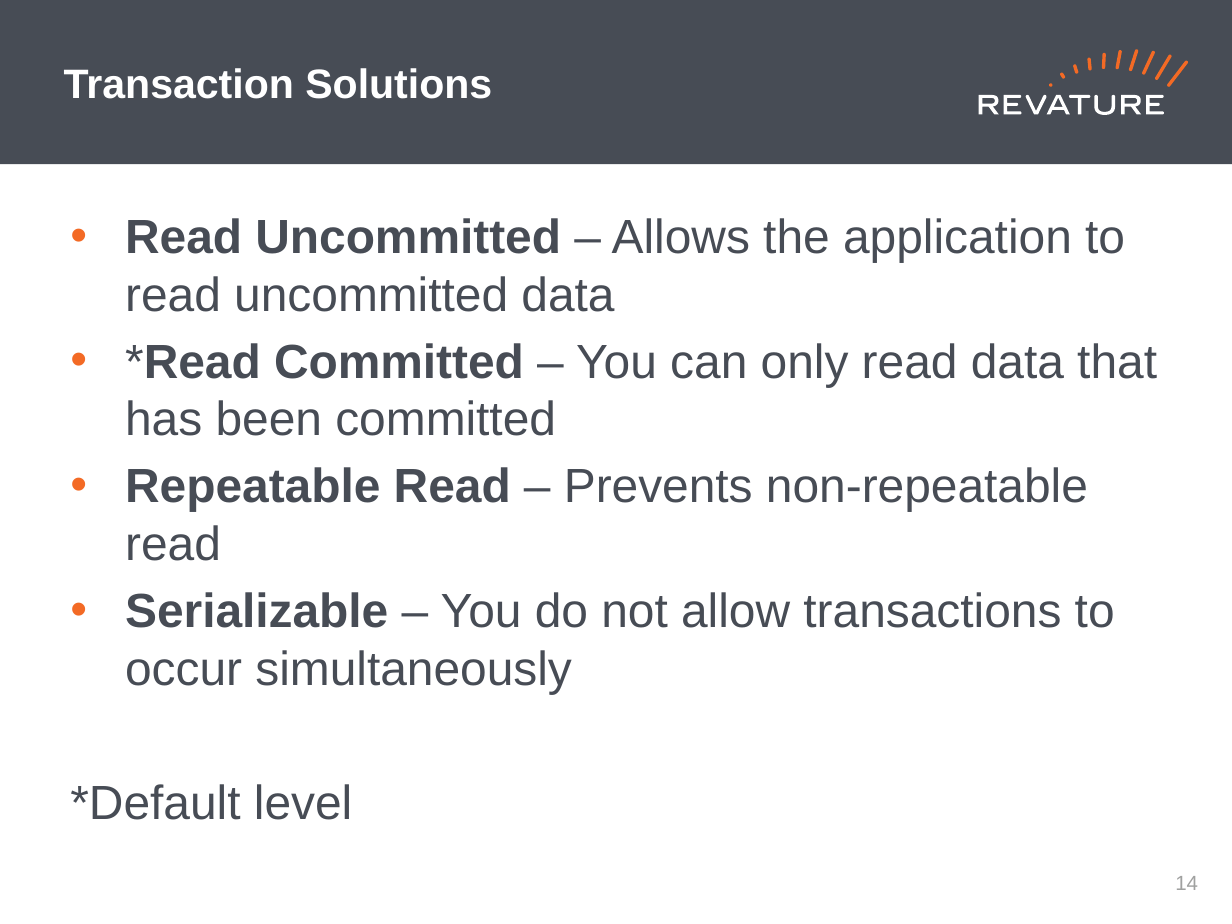
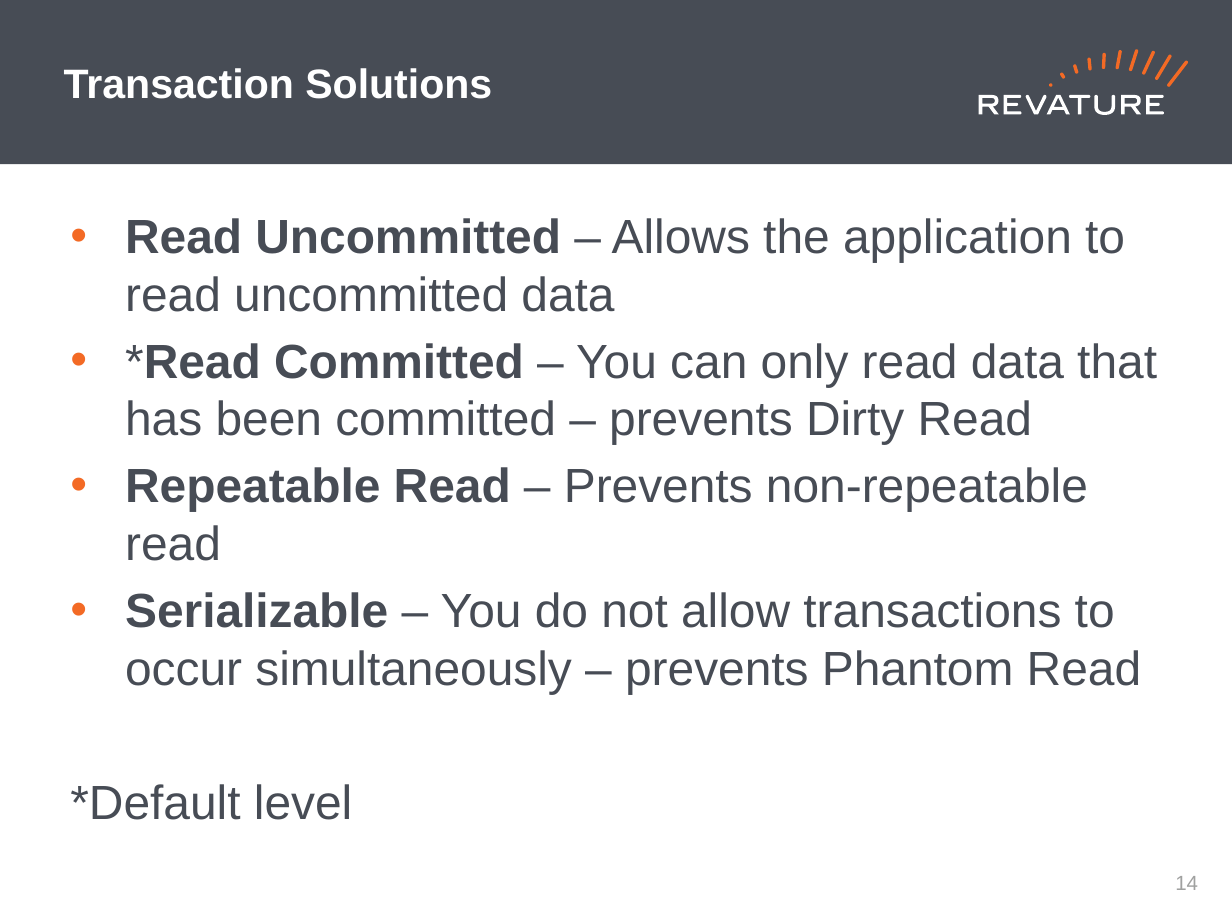
Before and after one commit to jhigherevature/ROCP-210208, a slide deck: slide 15 of powerpoints/Roc_Day8.pptx. Drawn at 1232x924 pixels with LibreOffice and Linux fonts; fonts in the diff are those of the drawing. Boxes give left, top, right and bottom in pixels: in the first picture for what was removed or moved away, otherwise in the second. Text is boxed around its words. In the diff, an @@ line names an element or a change of style, - is before the commit and + after.

```diff
--- a/powerpoints/Roc_Day8.pptx
+++ b/powerpoints/Roc_Day8.pptx
@@ text at [125, 343, 1157, 444]: text changed @@
-• *Read Committed – You can only read data that has been committed
+• *Read Committed – You can only read data that has been committed – prevents Dirty Read
@@ text at [125, 592, 1141, 694]: text changed @@
-• Serializable – You do not allow transactions to occur simultaneously
+• Serializable – You do not allow transactions to occur simultaneously – prevents Phantom Read
```
Also in this commit, not shown: 22 other files.
